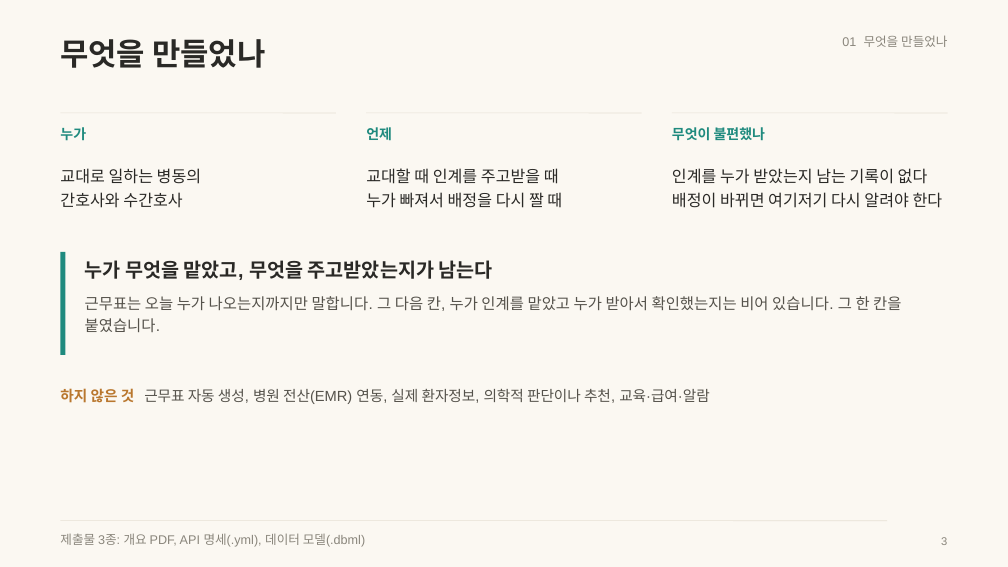
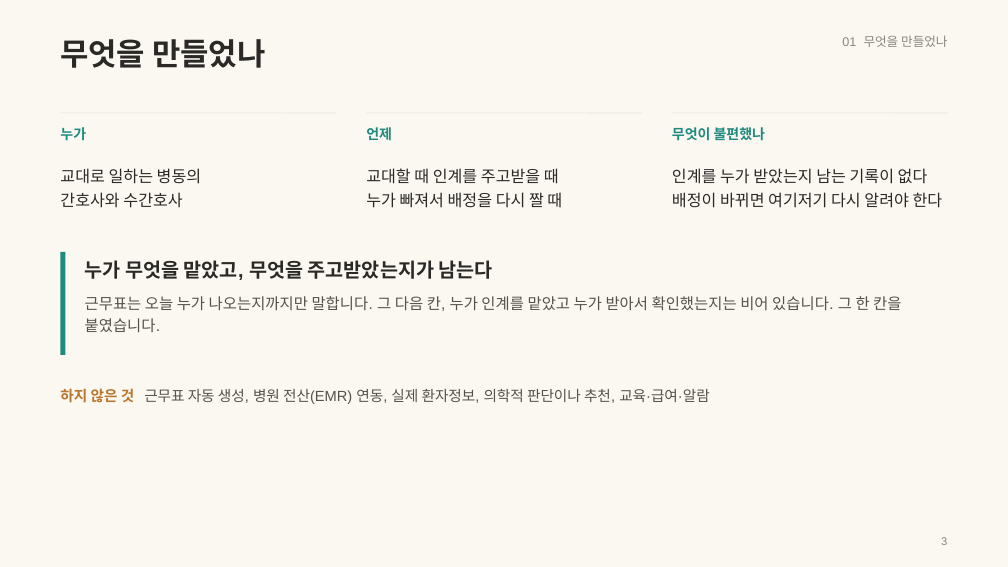
Before and after one commit to wodnjs2020136144/skala-webservice-mini, a slide deck: slide 3 of deliverables/10반_황재원_너와나의인계고리-개요.pptx. Drawn at 1008x567 pixels with LibreOffice and Linux fonts; fonts in the diff are those of the drawing. Boxes give left, top, right and bottom in pixels: in the first picture for what was removed or moved away, otherwise in the second. Text is boxed around its words. In the diff, an @@ line names an element or a change of style, - is before the commit and + after.

```diff
--- a/deliverables/10반_황재원_너와나의인계고리-개요.pptx
+++ b/deliverables/10반_황재원_너와나의인계고리-개요.pptx
@@ line removed from (60, 521) to (887, 521) @@
@@ text removed at bbox=[60, 533, 365, 547] @@
-제출물 3종: 개요 PDF, API 명세(.yml), 데이터 모델(.dbml)
```
Also in this commit, not shown: 17 other slides changed.
